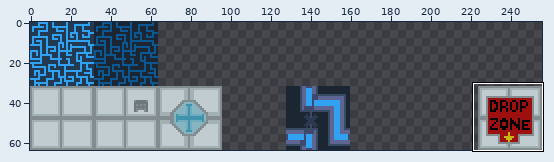
Sprite sheet, stored at background/images/TileSet_Spaceship.png. The picture above shows the old version from afar; the outline marks the close-up.
Close-up. Before:
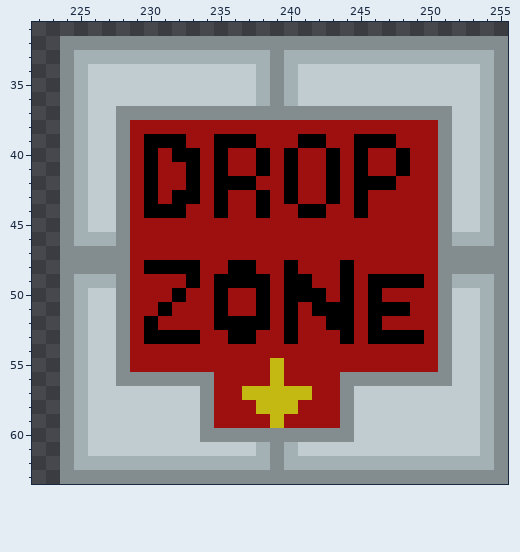
The file is 256x64 pixels. Colours within 5 levels of each other are drawn and written as one. Shown: x 222..255, y 31..63. The commit also changed other parts of the picture, which this record leaves out.
Once edited:
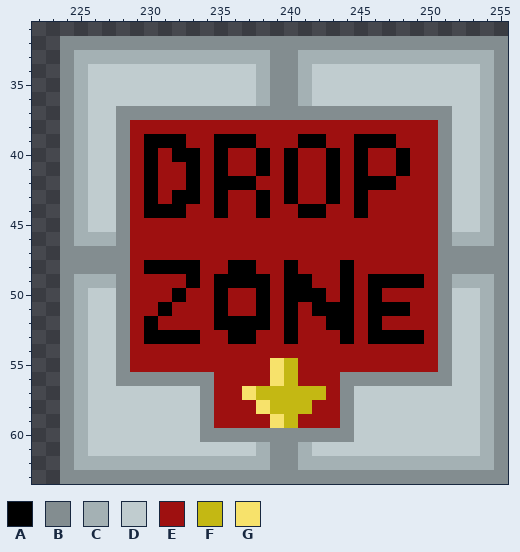
Palette (. is transparent): A #000000  B #838d90  C #a4b1b4  D #c0cccf  E #9e1010  F #c4b813  G #f7e26b
The edit:
y 33: x 240 C -> B
y 34..36: x 240..241 CD -> BC
y 55..56: x 239..240 FE -> GF
y 57: x 237 F -> G; x 242 E -> F
y 58: x 238 F -> G; x 241 E -> F
y 59: x 239..240 FE -> GF
y 61: x 240..241 CD -> BC
y 62: x 240 C -> B
Boxes around the changes in both close-ups, in picture pixels (x1, y1, x2, y2):
changed: (284, 50, 312, 106)
changed: (242, 358, 326, 470)
